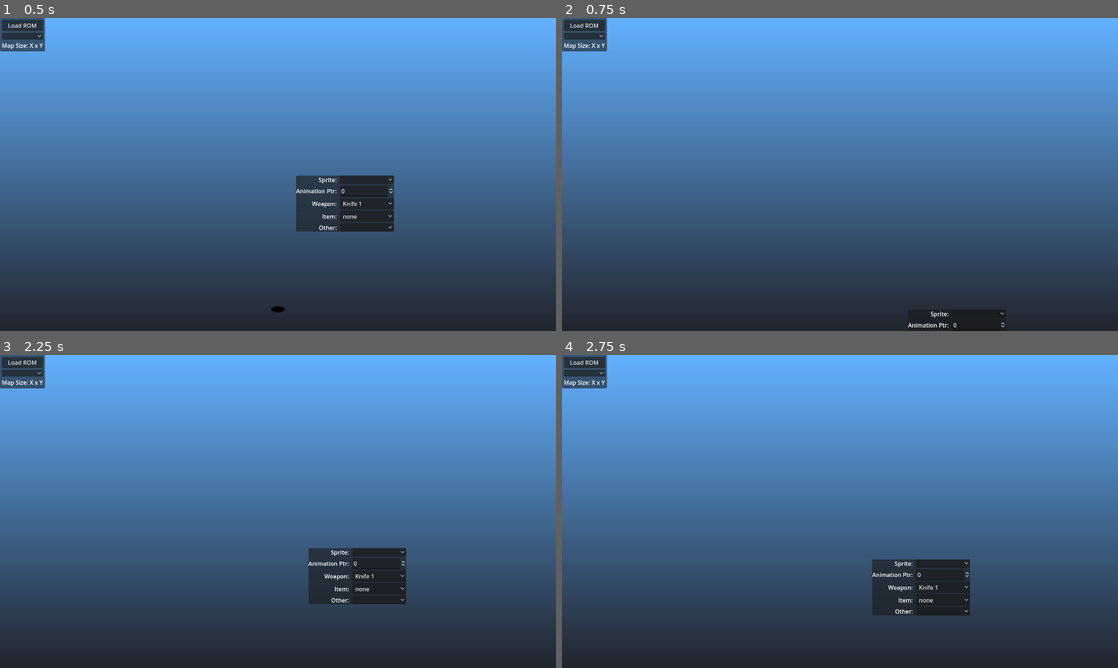
Above: before the commit, frames 1-4 (two rows, left to right).
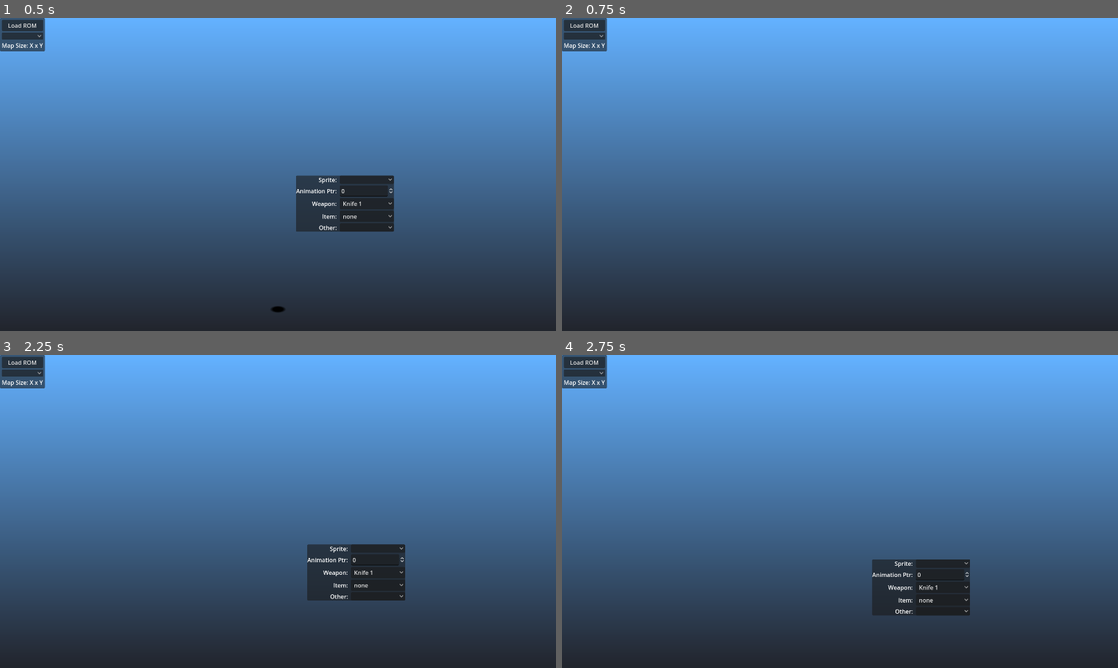
Above: after the commit, the same moments.

Repository: mrgudenheim/TacticsEngineG
Game: Godot game, scene res://src/Map/map_viewer.tscn
The game is run twice, just before and just after one commit, with the same random seed, the same clock (stepped at 60 frames per second) and the same inputs.
Inputs (mouse positions are in pixels of both pictures, inside the frame that each line leads up to):
- Up to frame 1 (0.5 s): no input
- Up to frame 2 (0.75 s): tap Enter (ui_accept) at 0.5 s; move the mouse to (962, 158) at 0.52 s; hold D from 0.53 s (still down); hold Q (camera_rotate_left) from 0.53 s (still down); click (962, 158) at 0.67 s
- Up to frame 3 (2.25 s): tap Enter (ui_accept) at 0.77 s; tap E (camera_rotate_right) at 0.8 s; release D at 1.25 s; release Q (camera_rotate_left) at 1.25 s; drag from (166, 527) to (250, 574) at 1.27 s; move the mouse to (333, 442) at 2.02 s; hold D from 2.03 s (still down); hold E (camera_rotate_right) from 2.03 s (still down); tap Down (camera_down) at 2.1 s
- Up to frame 4 (2.75 s): keep holding D; keep holding E (camera_rotate_right)

Frame 1 is identical in both runs. In frame 2, 0.3% of the frame differs, in the area x 62-80%, y 93-100%; in frame 3, 0.9%, in the area x 55-74%, y 60-80%; in frame 4, nothing differs.
Error after the commit: Invalid access to property or key 'sequences' on a base object of type 'Nil'. (res://src/Unit/unit_animation_manager.gd:478)

Commit message:
implemented animation changes based on unit facing and camera facing

Diff:
--- a/src/Map/map_viewer.tscn
+++ b/src/Map/map_viewer.tscn
@@ -81,13 +81,11 @@
 [node name="WorldEnvironment" type="WorldEnvironment" parent="."]
 environment = SubResource("Environment_njvnp")
 
-[node name="CameraPivot" type="Node3D" parent="."]
-
-[node name="PhantomCamera3D" type="Node3D" parent="CameraPivot" node_paths=PackedStringArray("follow_target")]
+[node name="PhantomCamera3D" type="Node3D" parent="." node_paths=PackedStringArray("follow_target")]
 transform = Transform3D(0.707107, -0.31551, 0.632763, 1.49012e-08, 0.894934, 0.446163, -0.707107, -0.31551, 0.632763, 126.553, 89.2326, 126.553)
 script = ExtResource("3_a072s")
 follow_mode = 6
-follow_target = NodePath("../../Unit/CharacterBody3D")
+follow_target = NodePath("../Unit/CharacterBody3D")
 tween_resource = SubResource("Resource_bid86")
 follow_damping = true
 follow_distance = 200.0
@@ -95,22 +93,24 @@
 collision_mask = 0
 look_at_damping = true
 
-[node name="Camera3D" type="Camera3D" parent="CameraPivot"]
+[node name="Camera3D" type="Camera3D" parent="."]
 transform = Transform3D(0.707107, -0.31551, 0.632814, 1.49012e-08, 0.894934, 0.446199, -0.707107, -0.31551, 0.632814, 126.553, 89.2326, 126.553)
 projection = 1
 size = 12.0
 
-[node name="PhantomCameraHost" type="Node" parent="CameraPivot/Camera3D"]
+[node name="PhantomCameraHost" type="Node" parent="Camera3D"]
 process_priority = 300
 process_physics_priority = 300
 script = ExtResource("6_yx7fd")
 
+[node name="CameraPivot" type="Node3D" parent="."]
+
 [node name="CameraController" type="Node3D" parent="." node_paths=PackedStringArray("sprite", "camera", "camera_pivot")]
 transform = Transform3D(1, 0, 0, 0, 0.999999, 0, 0, 0, 1, 0, 0, 0)
 visible = false
 script = ExtResource("3_dpuna")
 sprite = NodePath("../MapTexture")
-camera = NodePath("../CameraPivot/Camera3D")
+camera = NodePath("../Camera3D")
 camera_pivot = NodePath("CameraPivot")
 zoom_in_max = 0.5
 
@@ -161,18 +161,18 @@
 grow_vertical = 2
 texture = SubResource("GradientTexture2D_1dnhu")
 
-[node name="Unit" type="Node3D" parent="." node_paths=PackedStringArray("controller")]
+[node name="Unit" type="Node3D" parent="." node_paths=PackedStringArray("controller", "animation_manager")]
 script = ExtResource("8_o41s4")
 controller = NodePath("CharacterBody3D")
-
-[node name="CharacterBody3D" type="CharacterBody3D" parent="Unit" node_paths=PackedStringArray("camera_pivot", "phantom_camera")]
+animation_manager = NodePath("CharacterBody3D/UnitAnimationManager")
+
+[node name="CharacterBody3D" type="CharacterBody3D" parent="Unit" node_paths=PackedStringArray("phantom_camera")]
 transform = Transform3D(0.707107, 0, 0.707107, 0, 0.999999, 0, -0.707107, 0, 0.707107, 0, 0, 0)
 axis_lock_angular_x = true
 axis_lock_angular_y = true
 axis_lock_angular_z = true
 script = ExtResource("3_wbco3")
-camera_pivot = NodePath("../../CameraPivot")
-phantom_camera = NodePath("../../CameraPivot/PhantomCamera3D")
+phantom_camera = NodePath("../../PhantomCamera3D")
 
 [node name="CollisionShape3D" type="CollisionShape3D" parent="Unit/CharacterBody3D"]
 shape = SubResource("CapsuleShape3D_omsuf")
--- a/src/Map/unit.gd
+++ b/src/Map/unit.gd
@@ -2,6 +2,7 @@
 extends Node3D
 
 @export var controller: UnitControllerRT
+@export var animation_manager: UnitAnimationManager
 
 var map_position: Vector2i
 var facing: Facings = Facings.NORTH
@@ -21,16 +22,77 @@
 	}
 
 func _ready() -> void:
-	controller.velocity_set.connect(update_facing)
+	controller.velocity_set.connect(update_unit_facing)
+	controller.camera_facing_changed.connect(update_animation_facing)
+	RomReader.rom_loaded.connect(initialize_unit)
 
 
-func update_facing(dir: Vector3) -> void:
+func initialize_unit() -> void:
+	animation_manager.unit_debug_menu.anim_id_spin.value = 6
+
+
+#func _process(delta: float) -> void:
+	#if controller.velocity.y != 0:
+		#var mid_jump_animation: int = 62 # front facing mid jump animation
+		#if animation_manager.is_back_facing:
+			#mid_jump_animation += 1
+		#animation_manager.unit_debug_menu.anim_id_spin.value = mid_jump_animation
+
+
+func update_unit_facing(dir: Vector3) -> void:
 	var angle_deg: float = rad_to_deg(atan2(dir.z, dir.x)) + 45 + 90
+	var new_facing: Facings = Facings.NORTH
 	if angle_deg < 90:
-		facing = Facings.NORTH
+		new_facing = Facings.NORTH
 	elif angle_deg < 180:
-		facing = Facings.EAST
+		new_facing = Facings.EAST
 	elif angle_deg < 270:
-		facing = Facings.SOUTH
+		new_facing = Facings.SOUTH
 	elif angle_deg < 360:
-		facing = Facings.WEST
+		new_facing = Facings.WEST
+
+	if new_facing != facing:
+		facing = new_facing
+		update_animation_facing()
+
+
+func update_animation_facing() -> void:
+	var unt_facing_vector: Vector3 = FacingVectors[facing]
+	var camear_facing_vector: Vector3 = controller.CameraFacingVectors[controller.camera_facing]
+	#var facing_difference: Vector3 = camear_facing_vector - unt_facing_vectorwad
+
+	var unit_facing_angle = fposmod(rad_to_deg(atan2(unt_facing_vector.z, unt_facing_vector.x)), 360)
+	var camera_facing_angle = fposmod(rad_to_deg(atan2(-camear_facing_vector.z, -camear_facing_vector.x)), 360)
+	var facing_difference_angle = fposmod(camera_facing_angle - unit_facing_angle, 360)
+
+	#push_warning("Difference: " + str(facing_difference) + ", UnitFacing: " + str(unt_facing_vector) + ", CameraFacing: " + str(camear_facing_vector))
+	push_warning("Difference: " + str(facing_difference_angle) + ", UnitFacing: " + str(unit_facing_angle) + ", CameraFacing: " + str(camera_facing_angle))
+	#push_warning(rad_to_deg(atan2(facing_difference.z, facing_difference.x)))
+
+	var new_is_right_facing: bool = false
+	var new_is_back_facing: bool = false
+	if facing_difference_angle < 90:
+		new_is_right_facing = true
+		new_is_back_facing = false
+	elif facing_difference_angle < 180:
+		new_is_right_facing = true
+		new_is_back_facing = true
+	elif facing_difference_angle < 270:
+		new_is_right_facing = false
+		new_is_back_facing = true
+	elif facing_difference_angle < 360:
+		new_is_right_facing = false
+		new_is_back_facing = false
+
+	if (animation_manager.is_right_facing != new_is_right_facing
+			or animation_manager.is_back_facing != new_is_back_facing):
+		animation_manager.is_right_facing = new_is_right_facing
+
+		if animation_manager.is_back_facing != new_is_back_facing:
+			animation_manager.is_back_facing = new_is_back_facing
+			if new_is_back_facing == true:
+				animation_manager.unit_debug_menu.anim_id_spin.value += 1
+			else:
+				animation_manager.unit_debug_menu.anim_id_spin.value -= 1
+		else:
+			animation_manager._on_animation_changed()
--- a/src/Unit/character_controller_realtime.gd
+++ b/src/Unit/character_controller_realtime.gd
@@ -2,16 +2,33 @@
 extends CharacterBody3D
 
 signal velocity_set(direction: Vector3)
+signal camera_facing_changed()
 
 const SPEED: float = 5.0
 
-const ROTATE_INTERVAL: float = 45.0 # degrees
+const ROTATE_INTERVAL: float = 90.0 # degrees
 const ROTATE_SPEED: float = 300.0 # degrees / sec
 #const ROTATION_DURATION: float = 0.1 # seconds
 const JUMP_VELOCITY: float = 4.5
 
-@export var camera_pivot: Node3D
 @export var phantom_camera: PhantomCamera3D
+var camera_angle: Vector3 = Vector3.ZERO
+var camera_facing: Facings = Facings.NORTHWEST
+
+enum Facings {
+	NORTHWEST,
+	NORTHEAST,
+	SOUTHWEST,
+	SOUTHEAST,
+	}
+
+const CameraFacingVectors: Dictionary = {
+	Facings.NORTHWEST: Vector3.LEFT + Vector3.FORWARD,
+	Facings.NORTHEAST: Vector3.RIGHT + Vector3.FORWARD,
+	Facings.SOUTHWEST: Vector3.LEFT + Vector3.BACK,
+	Facings.SOUTHEAST: Vector3.RIGHT + Vector3.BACK,
+	}
+
 
 var is_rotating: bool = false
 
@@ -31,7 +48,7 @@
 		velocity.x = move_toward(velocity.x, 0, SPEED)
 		velocity.z = move_toward(velocity.z, 0, SPEED)
 
-	if velocity != Vector3.ZERO:
+	if velocity * Vector3(1, 0, 1) != Vector3.ZERO:
 		velocity_set.emit(direction)
 	move_and_slide()
 
@@ -59,5 +76,35 @@
 	var new_z = self.rotation_degrees.z
 	self.rotation_degrees = Vector3(new_x, new_y, new_z)
 
-	await phantom_camera.tween_third_person_rotation_degrees(Vector3(-26.54, new_y, new_z), ROTATE_INTERVAL / ROTATE_SPEED)
+	new_rotation = Vector3(-26.54, new_y, new_z)
+	phantom_camera.tween_third_person_rotation_degrees(new_rotation, ROTATE_INTERVAL / ROTATE_SPEED)
+
+	camera_angle = MapViewer.main_camera.rotation_degrees * Vector3(0, 1, 0)
+	var target_angle = fposmod(new_y, 360)
+	var camera_angle_pos = fposmod(camera_angle.y, 360)
+
+	#push_warning(str(camera_angle_pos) + " " + str(target_angle) + " " + str(new_y))
+	while abs(camera_angle_pos - target_angle) > 0.0001:
+		await get_tree().process_frame
+		camera_angle_pos = fposmod(MapViewer.main_camera.rotation_degrees.y, 360)
+
+		#push_warning(PackedFloat64Array([camera_angle_pos - target_angle, camera_angle_pos, target_angle]))
+		#push_warning(target_angle)
+		#push_warning(camera_angle_pos - target_angle)
+
+		var new_camera_facing: Facings = Facings.NORTHEAST
+		if camera_angle_pos < 90:
+			new_camera_facing = Facings.NORTHWEST
+		elif camera_angle_pos < 180:
+			new_camera_facing = Facings.SOUTHWEST
+		elif camera_angle_pos < 270:
+			new_camera_facing = Facings.SOUTHEAST
+		elif camera_angle_pos < 360:
+			new_camera_facing = Facings.NORTHEAST
+
+		if new_camera_facing != camera_facing:
+			camera_facing = new_camera_facing
+			camera_facing_changed.emit()
+
+	push_warning(str(camera_facing) + " " + str(roundi(camera_angle_pos)))
 	is_rotating = false
--- a/src/Unit/unit_animation_manager.gd
+++ b/src/Unit/unit_animation_manager.gd
@@ -27,7 +27,7 @@
 @export var weapon_id: int = 0
 @export var item_index: int = 0
 @export var submerged_depth: int = 0
-@export var face_right: bool = false
+@export var is_right_facing: bool = false
 #@export var is_playing_check: CheckBox
 @export var is_back_facing: bool = false
 
@@ -468,7 +468,7 @@
 	# reset frame offset
 	opcode_frame_offset = 0
 
-	unit_sprites_manager.reset_sprites(face_right)
+	unit_sprites_manager.reset_sprites(is_right_facing)
 
 
 func get_animation_from_globals() -> FftAnimation:
@@ -478,7 +478,7 @@
 	fft_animation.sequence = global_seq.sequences[global_animation_id]
 	fft_animation.weapon_frame_offset_index = global_weapon_frame_offset_index
 	fft_animation.image = global_spr.spritesheet
-	fft_animation.flipped_h = face_right
+	fft_animation.flipped_h = is_right_facing
 	fft_animation.flipped_v = false
 	fft_animation.submerged_depth = submerged_depth
 	fft_animation.back_face_offset = 0
